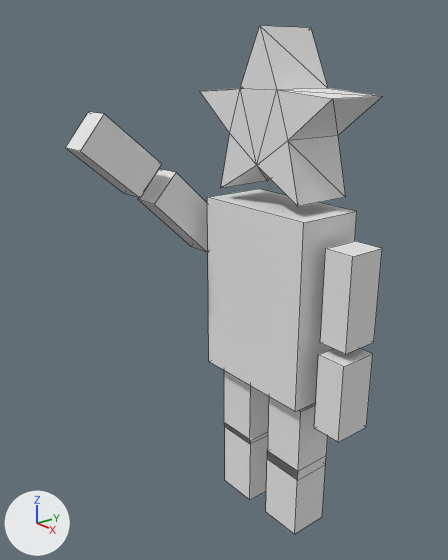
An edit to the Blender file starman/starman/res/model/hoshiman/hoshiman.blend, drawn before and after from the same camera.
Before and after are seen from a camera (50 mm lens) standing at (3.12, -3.01, 3.68) and looking at (-0.09, -0.42, 2.23). Every picture has the same lights, and +X, +Y and +Z are marked at lower left. Both versions are drawn at frame 130 of the action 'Cube.002Action'; the numbers are the values there. Mesh edges are drawn as thin lines.
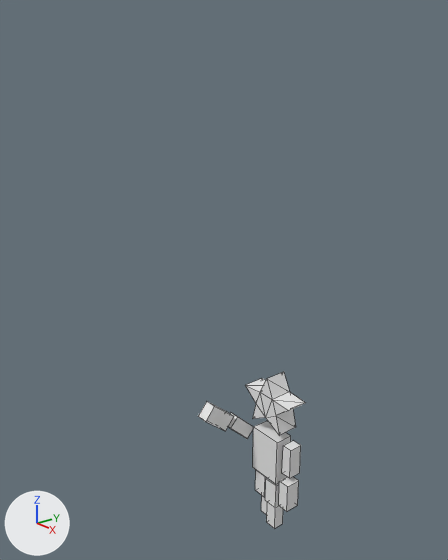
Where the change shows, as pixel boxes (x1, y1, x2, y2) in the pictures (448 x 560 px):
'Cube', mesh rescaled (74% narrower, 71% shorter)
    before: (207, 189, 357, 412)
    after: (253, 421, 291, 484)
'Cylinder', mesh rescaled (67% narrower, 65% shorter)
    before: (200, 26, 383, 206)
    after: (245, 372, 305, 435)
'Cube.004', mesh rescaled (68% narrower, 67% shorter)
    before: (320, 241, 382, 354)
    after: (282, 441, 301, 478)
'Cube.003', mesh rescaled (65% narrower, 62% shorter)
    before: (314, 348, 373, 442)
    after: (279, 477, 299, 512)
'Cube.002', mesh rescaled, moved (62% narrower, 66% shorter)
    before: (65, 112, 161, 198)
    after: (198, 402, 234, 431)
'Cube.007', mesh rescaled, moved
    before: (268, 397, 328, 480)
    after: (265, 478, 279, 507)
'Cube.001', mesh rescaled, moved (63% narrower, 68% shorter)
    before: (138, 169, 208, 253)
    after: (228, 413, 253, 439)
'Cube.005', mesh rescaled, moved (72% narrower, 68% shorter)
    before: (266, 451, 325, 534)
    after: (267, 502, 283, 528)
'Cube.008', mesh rescaled, moved
    before: (225, 423, 268, 500)
    after: (261, 496, 267, 515)
'Cube.006', mesh rescaled, moved
    before: (224, 371, 269, 441)
    after: (255, 470, 267, 497)

The change, as a list of edits to the scene's bpy script:
```text
Change me_cylinder:
    where me_cylinder.from_pydata(...)  # 20 vertices, 36 faces; spans x -0.633..0.633, y -3.891..-2.811, z -0.254..0.213
    used by ob_cylinder; location = (0.0, 0.0, 0.0); rotation_euler = (1.571, 3.142, 0.0), in degrees (90, 180, 0)
    me_cylinder part 1: the whole mesh is scaled about its middle by 0.398, then moved by (0.0, 2.196, 0.0)
Change me_cube_007:
    where me_cube_007.from_pydata(...)  # 8 vertices, 6 faces; spans x -1.0..1.0, y -1.0..1.0, z -1.0..1.0
    used by ob_cube_005; location = (0.282, 0.0, 0.529); scale = (0.164, 0.155, 0.29)
    me_cube_007 part 2: the whole mesh is scaled about its middle by (0.299, 0.301, 0.357), then moved by (-1.43, -0.12, -0.95)
Change me_cube_003:
    where me_cube_003.from_pydata(...)  # 8 vertices, 6 faces; spans x -1.0..1.0, y -1.0..1.0, z -1.0..1.0
    used by ob_cube_002; location = (-0.72, -0.88, 3.065); rotation_euler = (0.0, 2.273, 1.571), in degrees (0, 130, 90); scale = (0.147, 0.109, 0.282)
    me_cube_003 part 3: the whole mesh is scaled about its middle by 0.451, then moved by (0.0, -4.59, -3.95)
Change me_cube_002:
    where me_cube_002.from_pydata(...)  # 8 vertices, 6 faces; spans x -1.0..1.0, y -1.0..1.0, z -1.0..1.0
    used by ob_cube_001; location = (-0.704, -0.32, 2.595); rotation_euler = (0.0, 2.329, 1.571), in degrees (0, 133, 90); scale = (0.143, 0.11, 0.328)
    me_cube_002 part 4: the whole mesh is scaled about its middle by 0.382, then moved by (0.0, -4.42, -4.58)
Change me_cube_001:
    where me_cube_001.from_pydata(...)  # 8 vertices, 6 faces; spans x -1.0..1.0, y -1.0..1.0, z -1.0..1.0
    used by ob_cube; location = (0.0, 0.0, 2.056); rotation_euler = (0.0, 0.0, 1.571), in degrees (0, 0, 90); scale = (0.254, 0.493, 0.675)
    me_cube_001 part 5: the whole mesh is scaled about its middle by 0.289, then moved by (0.0, 0.0, -2.04)
Change me_cube_005:
    where me_cube_005.from_pydata(...)  # 8 vertices, 6 faces; spans x -1.0..1.0, y -1.0..1.0, z -1.0..1.0
    used by ob_cube_003; location = (0.712, -0.027, 1.554); rotation_euler = (0.0, 0.0, 1.571), in degrees (0, 0, 90); scale = (0.147, 0.109, 0.282)
    me_cube_005 part 6: the whole mesh is scaled about its middle by 0.42, then moved by (0.0, 4.34, -3.98)
Change me_cube_006:
    where me_cube_006.from_pydata(...)  # 8 vertices, 6 faces; spans x -1.0..1.0, y -1.0..1.0, z -1.0..1.0
    used by ob_cube_004; location = (0.687, 0.011, 2.232); rotation_euler = (0.0, 0.0, 1.571), in degrees (0, 0, 90); scale = (0.143, 0.11, 0.328)
    me_cube_006 part 7: the whole mesh is scaled about its middle by 0.39, then moved by (0.0, 4.23, -4.61)
Change me_cube_009:
    where me_cube_009.from_pydata(...)  # 8 vertices, 6 faces; spans x -1.0..1.0, y -1.0..1.0, z -1.0..1.0
    used by ob_cube_007; location = (0.287, 0.0, 1.032); scale = (0.164, 0.155, 0.29)
    me_cube_009 part 8: the whole mesh is scaled about its middle by 0.367, then moved by (-1.36, 0.0, -2.22)
Change me_cube_010:
    where me_cube_010.from_pydata(...)  # 8 vertices, 6 faces; spans x -1.0..1.0, y -1.0..1.0, z -1.0..1.0
    used by ob_cube_006; location = (-0.257, 0.0, 1.061); scale = (0.164, 0.155, 0.29)
    me_cube_010 part 9: the whole mesh is scaled about its middle by 0.35, then moved by (1.17, 0.0, -2.32)
Change me_cube_011:
    where me_cube_011.from_pydata(...)  # 8 vertices, 6 faces; spans x -1.0..1.0, y -1.0..1.0, z -1.0..1.0
    used by ob_cube_008; location = (-0.244, 0.0, 0.522); scale = (0.164, 0.155, 0.29)
    me_cube_011 part 10: the whole mesh is scaled about its middle by (0.335, 0.364, 0.337), then moved by (1.2, 0.37, -0.94)
Change ob_cube_005:
    ob_cube_005.location: (0.282, 0.0, 0.529) -> (0.32, 0.0, 0.411)
Change ob_cube_002:
    ob_cube_002.location: (-0.72, -0.88, 3.065) -> (-0.72, 0.455, 0.337)
Change ob_cube_001:
    ob_cube_001.location: (-0.704, -0.32, 2.595) -> (-0.704, 0.929, -0.152)
Change ob_cube_007:
    ob_cube_007.location: (0.287, 0.0, 1.032) -> (0.289, 0.0, 0.984)
Change ob_cube_006:
    ob_cube_006.location: (-0.257, 0.0, 1.061) -> (-0.257, 0.0, 1.028)
Change ob_cube_008:
    ob_cube_008.location: (-0.244, 0.0, 0.522) -> (-0.245, 0.0, 0.394)
```
